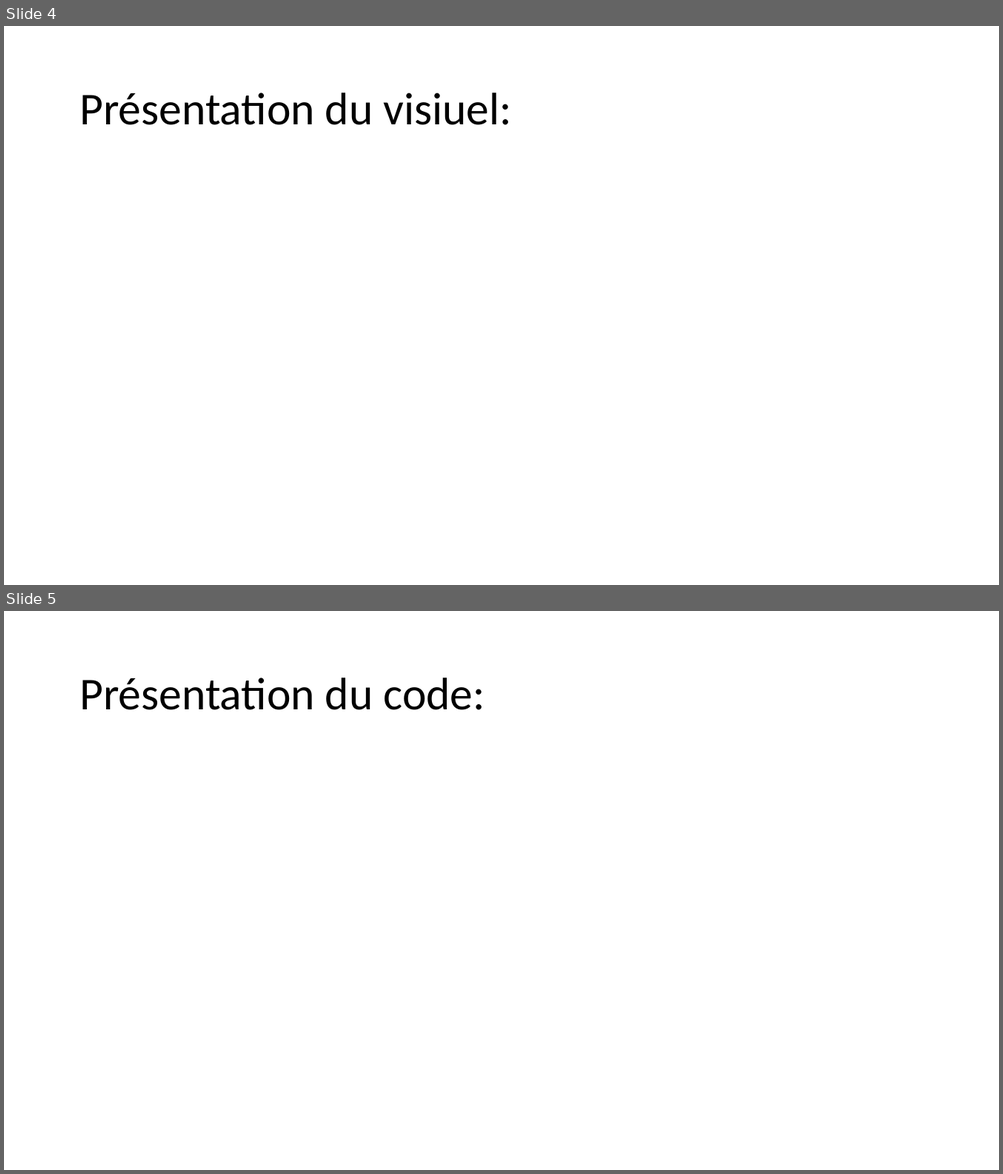
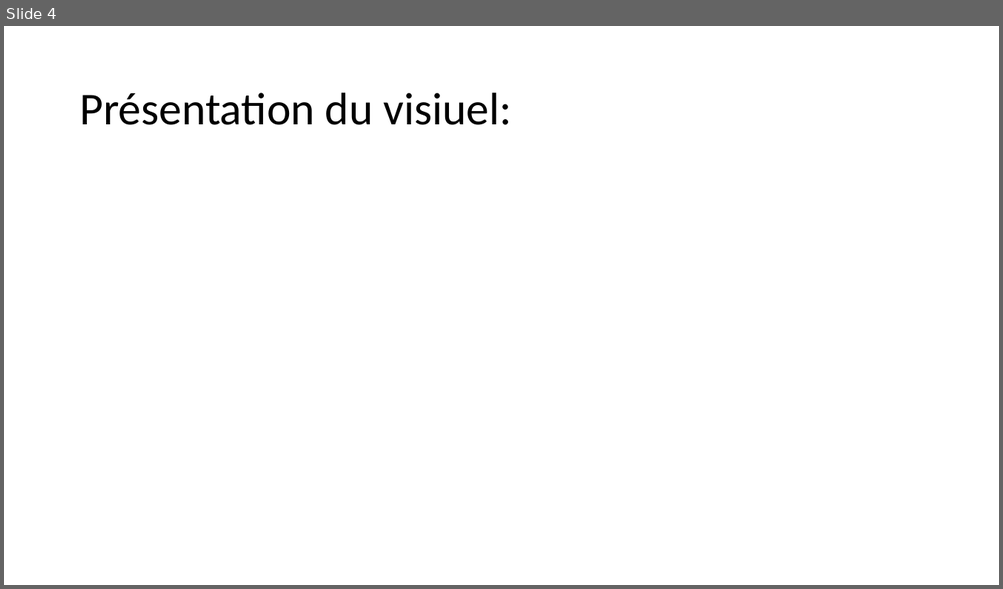
Before and after one commit to julescynamon/GoupomaniaP7, a slide deck: PrésentationduP7.pptx. Shown one above the other, each under a label of ours: slides 4 and 5 before the commit, slide 4 after it. The pictures are 1003x1174 and 1003x589 pixels, drawn with LibreOffice and Linux fonts; fonts in the diff are those of the drawing; background and template pictures are left out. Boxes give left, top, right and bottom in pixels: in the first picture for what was removed or moved away, otherwise in the second. Text is boxed around its words. In the diff, an @@ line names an element or a change of style, - is before the commit and + after.

```diff
--- a/PrésentationduP7.pptx
+++ b/PrésentationduP7.pptx
@@ slide 5 removed at (4, 611, 999, 1170), background picture (left out) @@
@@ title removed at (79, 678, 485, 710) @@
-Présentation du code:
```
Also in this commit, not shown: 2 slides changed, 1 slide added, 1 other slide removed.
